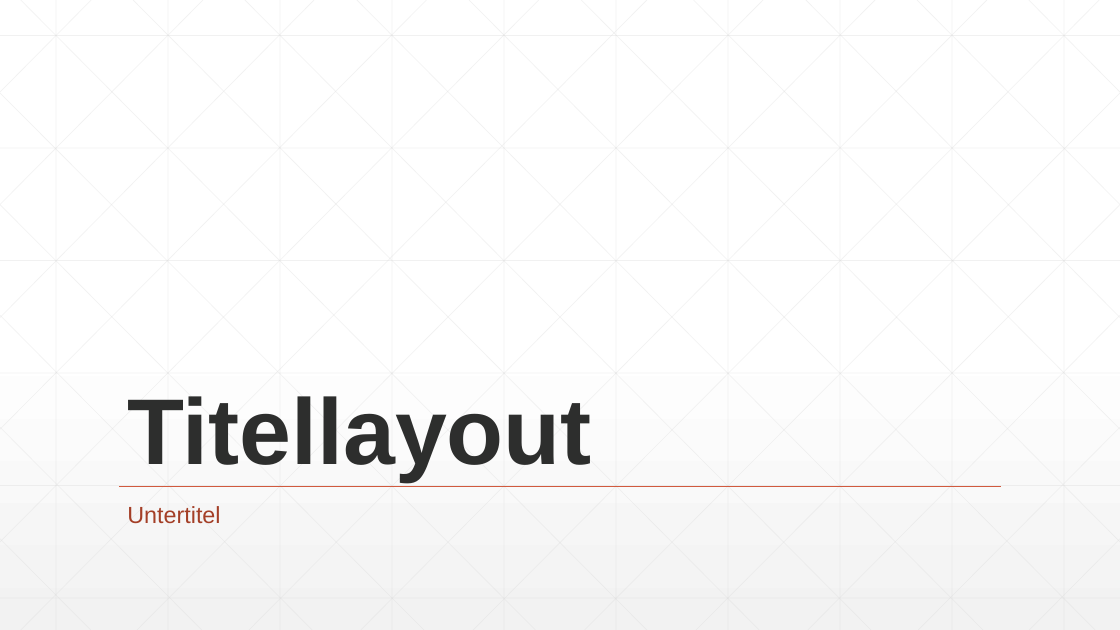
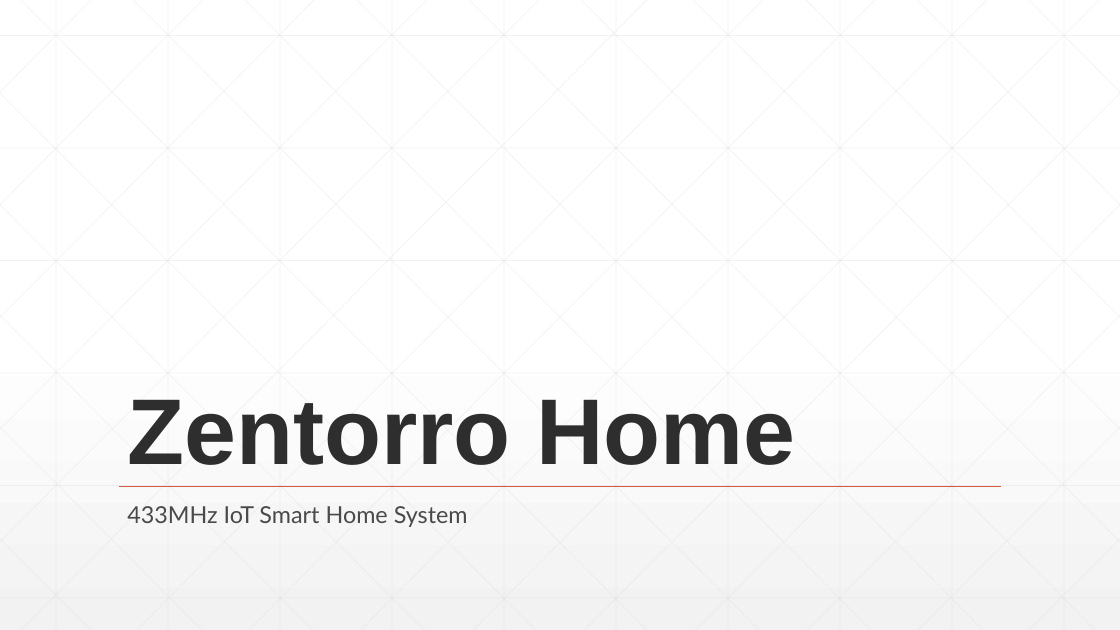
Before and after one commit to domhel/zentorro-home, a slide deck: slide 1 of Zentorro Home Präsi.pptx. Drawn at 1120x630 pixels with LibreOffice and Linux fonts; fonts in the diff are those of the drawing. Boxes give left, top, right and bottom in pixels: in the first picture for what was removed or moved away, otherwise in the second. Text is boxed around its words. In the diff, an @@ line names an element or a change of style, - is before the commit and + after.

Commit message:
update

```diff
--- a/Zentorro Home Präsi.pptx
+++ b/Zentorro Home Präsi.pptx
@@ title at (x1=127, y1=399, x2=795, y2=465): text changed @@
-Titellayout
+Zentorro Home
@@ subtitle at (x1=127, y1=506, x2=468, y2=527): text changed; font Arial to Lato; text colour #A43F27 to #4A4A4A @@
-Untertitel
+433MHz IoT Smart Home System
```
